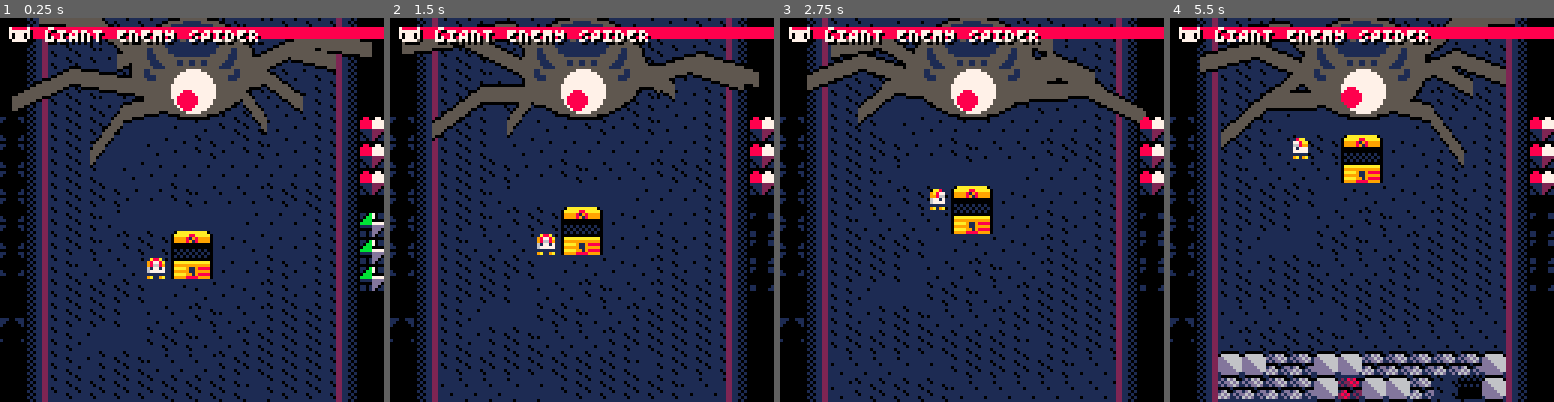
Above: before the commit, frames 1-4 (left to right).
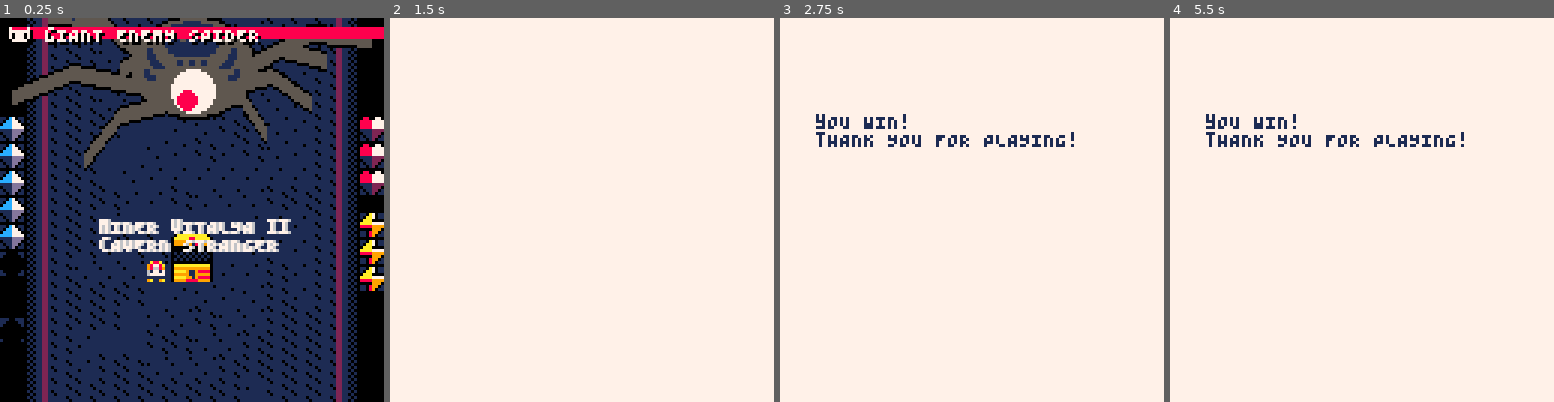
Above: after the commit, the same moments.

Repository: AntonPetrochenko/ld-57
Game: PICO-8 cartridge engine.p8
Two runs of this game, one before a commit and one after it. Both use one fixed random seed, a clock stepped at 60 frames per second and the inputs below.
Inputs (mouse positions are in pixels of both pictures, inside the frame that each line leads up to):
- Up to frame 1 (0.25 s): no input
- Up to frame 2 (1.5 s): tap X (X key) at 0.33, 1.07 s; click (670, 121) at 0.67 s; tap O (Z key) at 0.7 s; click (436, 267) at 1.22 s
- Up to frame 3 (2.75 s): hold Right 1.6-2.1 s; tap O (Z key) at 1.7, 2.1, 2.5 s; click (887, 114) at 1.77 s; tap X (X key) at 1.85 s; hold Up 2.15-2.42 s; click (952, 259) at 2.32 s; hold Right from 2.47 s (still down)
- Up to frame 4 (5.5 s): click (1404, 106) at 2.87 s; tap O (Z key) every 0.4 s from 2.9 to 5.3 s; tap X (X key) at 2.97, 4.08, 5.2 s; release Right at 3.03 s; hold Left 3.08-3.58 s; click (1465, 256) at 3.42 s; hold Down 3.63-3.97 s; click (1231, 102) at 3.97 s; hold Right 4.02-4.68 s; click (1292, 248) at 4.52 s; hold Up 4.73-5.03 s; click (1354, 94) at 5.07 s; hold Left from 5.08 s (still down)

The runs differ from the first frame. In frame 1, 18% of the frame differs, in the area x 0-100%, y 0-100%; in frame 2, 98%; in frame 3, 97%; in frame 4, 97%.

Commit message:
feat: press to win

Diff:
--- a/assets.p8
+++ b/assets.p8
@@ -111,6 +111,30 @@
 
 	return f,s,g,dmg,do_triforce,get_triforce_timer
 
+end
+
+game_won = true
+
+stable_win_timer = 0
+wtimer = 0
+wtd = 0.1
+function win_game()
+	music(37)
+	while true do
+		stable_win_timer += 1
+		wtd *= 1.3
+		wtimer += wtd
+		rectfill(64-wtimer*2,0,64+wtimer*2,128,1)
+		rectfill(64-wtimer*1.5,0,64+wtimer*1.5,128,2)
+		rectfill(64-wtimer*1.3,0,64+wtimer*1.3,128,13)
+		rectfill(64-wtimer,0,64+wtimer,128,7)
+
+		if (stable_win_timer > 30) then
+			print('yOU WIN!',12,32,1)
+			print('tHANK YOU FOR PLAYING!')
+		end
+		flip()
+	end
 end
 
 
--- a/engine.p8
+++ b/engine.p8
@@ -13,7 +13,7 @@
 
 world_seed = rnd(9999)
 world_vertical_position = 0
-music(0)
+
 
 map_offset_x = 2
 map_offset_y = 1
@@ -29,7 +29,7 @@
 GEM_HP = 15
 
 gem_power_count = 0
-gem_upgrade_count = 0
+gem_upgrade_count = 5
 gem_projectile_count = 3
 health = 3
 extra_dig_chance = 0
@@ -228,7 +228,7 @@
     player.x = 6 * tile_size
     player.y = 10 * tile_size
     gem_power_count = 3
-    gem_upgrade_count = 0
+    gem_upgrade_count = 5
     gem_projectile_count = 0
     health = 3
     extra_dig_chance = 0
@@ -236,7 +236,19 @@
 
 end
 
+game_started = false
+music(32)
+
 function updategame()
+    if btn(🅾️) then win_game() end
+    if (not game_started) then
+        if (btnp()>0) then
+            music(0)
+            game_started = 1
+        else
+            return
+        end
+    end
     move = {x = 0, y = 0}
     if (get_triforce_timer() < 0) then
 
@@ -331,7 +343,9 @@
 
         if (gem_upgrade_count > 5) then
             -- gem upgrade trigger here
+            if(pickaxe_double_flag == false) sfx(20)
             pickaxe_double_flag = true
+
         end
     end
 end
@@ -417,8 +431,21 @@
     --debug
     -- print(#enemies, 0, 0, 7)
     -- print(want_spawn_gem,16,0)
-end
-
+
+    wtf_timer+=0.02
+    if (not game_started) then
+        local d = function(wtf_timer,c)
+            print('mINER vITALYA ii',32+cos(wtf_timer*1.1)*3,64+cos(wtf_timer/3.3)*4,c)
+            print('cAVERN STRANGER')
+        end
+
+        d(wtf_timer-0.12,2)
+        d(wtf_timer-0.08,13)
+        d(wtf_timer-0.04,6)
+        d(wtf_timer,7)
+    end
+end
+wtf_timer = 0
 
 
 
Not shown, changed: the music (__music__) section of engine.p8
Not shown, changed: the sound effects (__sfx__) section of engine.p8
